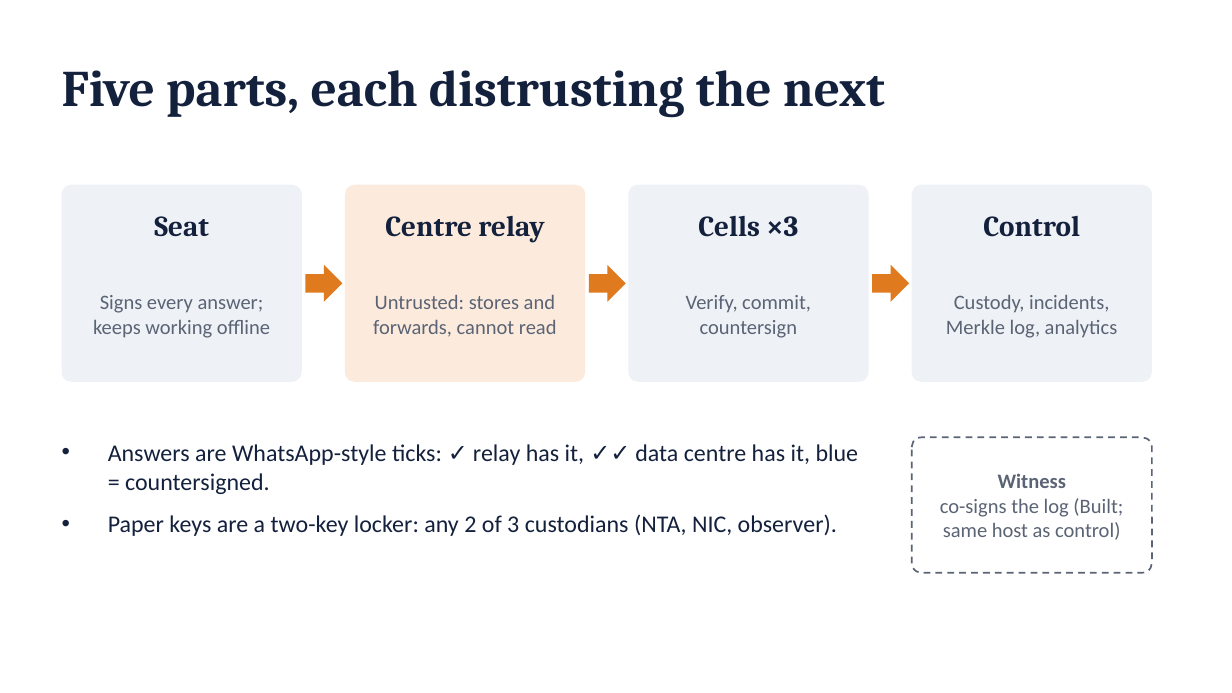
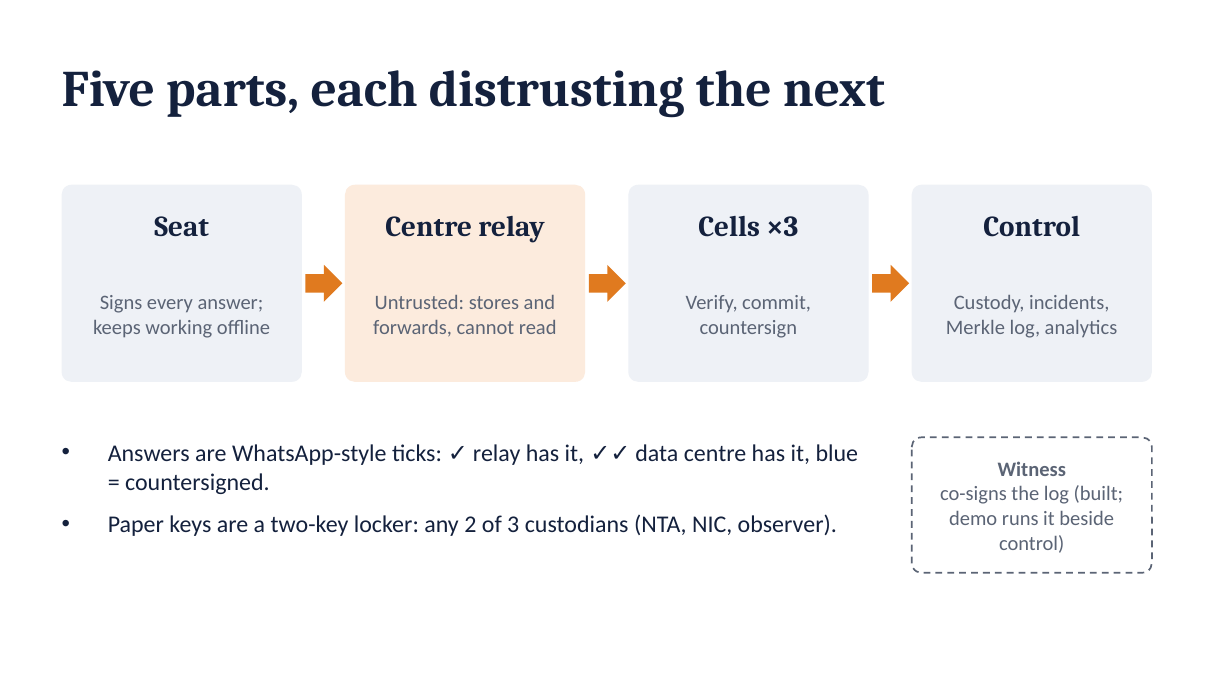
Before and after one commit to anirudh12032008/saakshi, a slide deck: slide 4 of docs/deck/saakshi.pptx. Drawn at 1232x693 pixels with LibreOffice and Linux fonts; fonts in the diff are those of the drawing. Boxes give left, top, right and bottom in pixels: in the first picture for what was removed or moved away, otherwise in the second. Text is boxed around its words. In the diff, an @@ line names an element or a change of style, - is before the commit and + after.

Commit message:
docs: submission wording pass (platform, limits as roadmap, no internal jargon); rebuild deck

```diff
--- a/docs/deck/saakshi.pptx
+++ b/docs/deck/saakshi.pptx
@@ text at bbox=[940, 485, 1124, 553]: text changed @@
-co-signs the log (Built; same host as control)
+co-signs the log (built; demo runs it beside control)
```
Also in this commit, not shown: 5 other slides changed, 2 other files.
